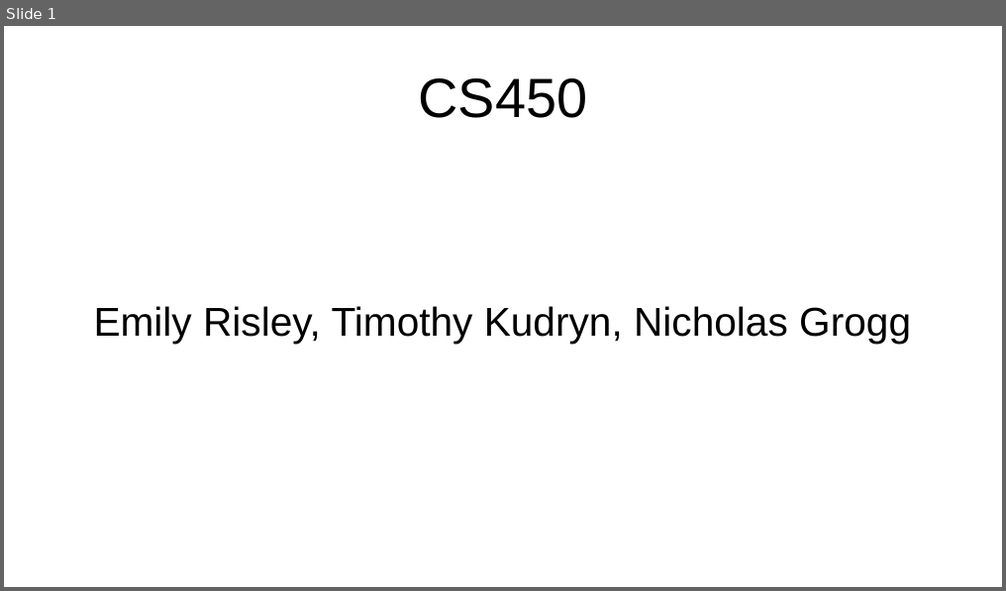
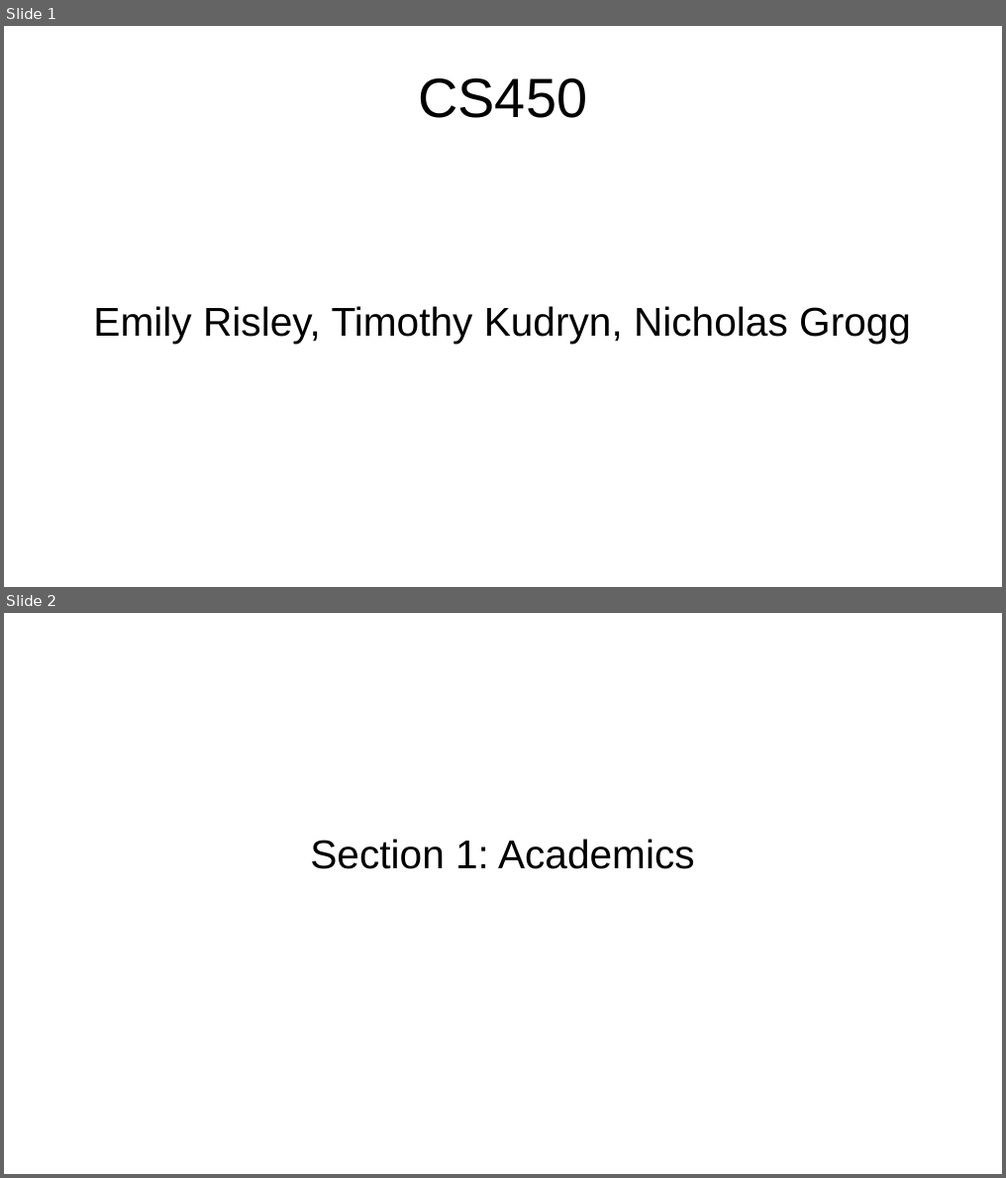
Before and after one commit to tkudryn/cs450-final, a slide deck: final/presentation.pptx. Shown one above the other, each under a label of ours: slide 1 before the commit, slides 1 and 2 after it. The pictures are 1006x591 and 1006x1178 pixels, drawn with LibreOffice and Linux fonts; fonts in the diff are those of the drawing. Boxes give left, top, right and bottom in pixels: in the first picture for what was removed or moved away, otherwise in the second. Text is boxed around its words. In the diff, an @@ line names an element or a change of style, - is before the commit and + after.

Commit message:
Filled out NG section of powerpoint

```diff
--- a/final/presentation.pptx
+++ b/final/presentation.pptx
@@ slide 2 added at bbox=[4, 613, 1002, 1174], background #FFFFFF @@
@@ text added at bbox=[310, 839, 695, 869], 32 pt, text #000000 @@
+Section 1: Academics
```
Also in this commit, not shown: 10 other slides added.
